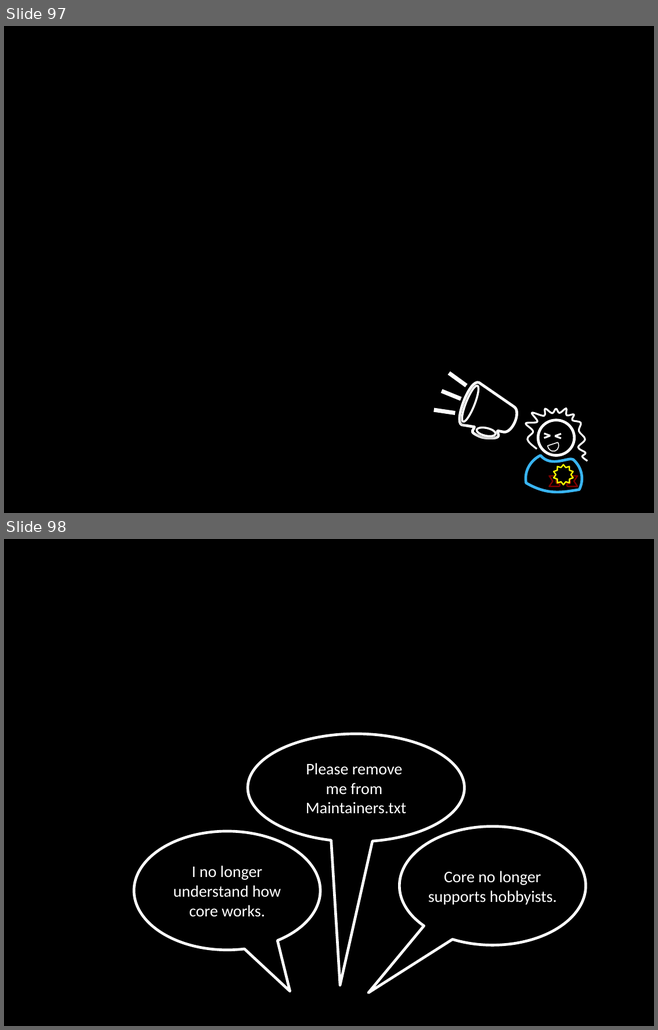
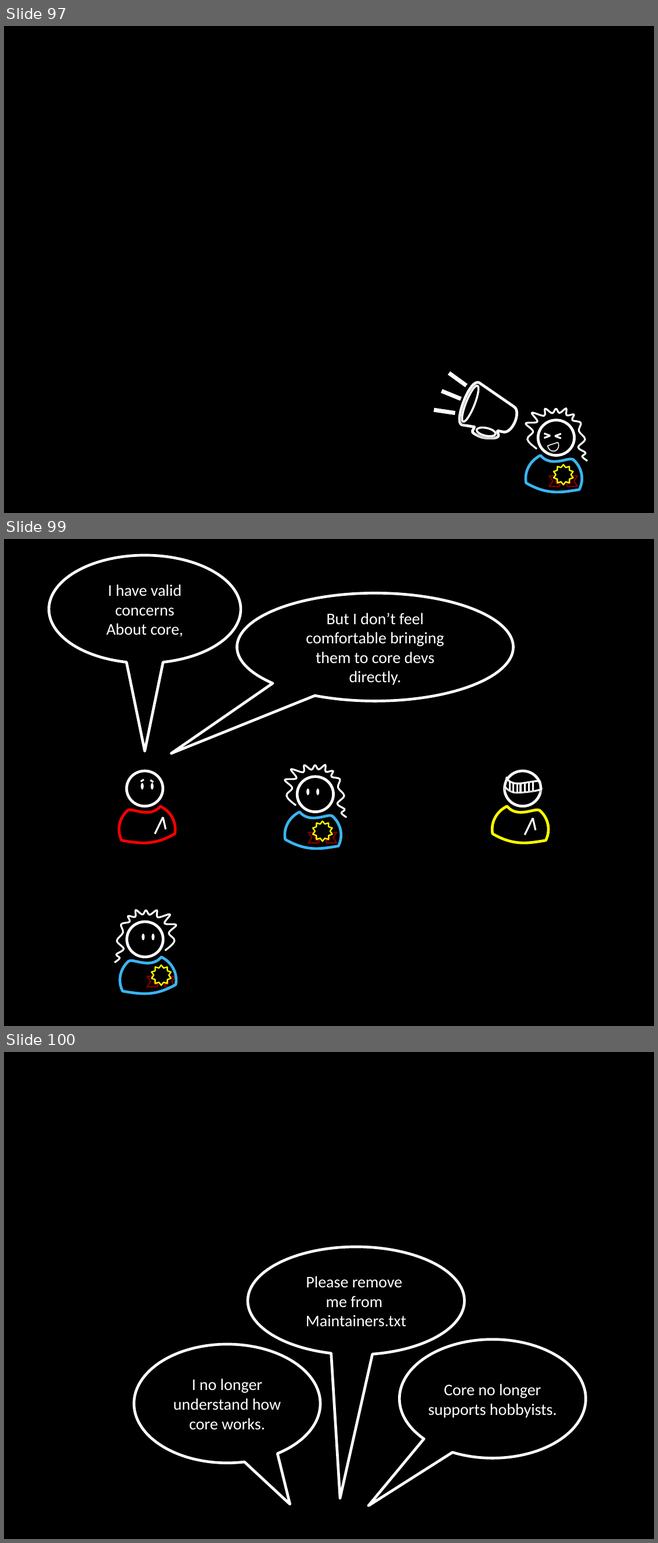
Before and after one commit to socketwench/exampleModuleAintCore, a slide deck: src/exampleModuleAintCore.pptx. Shown one above the other, each under a label of ours: slides 97 and 98 before the commit, slides 97, 99 and 100 after it; the slides between them are not shown. The pictures are 658x1030 and 658x1543 pixels, drawn with LibreOffice and Linux fonts; fonts in the diff are those of the drawing. Boxes give left, top, right and bottom in pixels: in the first picture for what was removed or moved away, otherwise in the second. Text is boxed around its words. In the diff, an @@ line names an element or a change of style, - is before the commit and + after.

```diff
--- a/src/exampleModuleAintCore.pptx
+++ b/src/exampleModuleAintCore.pptx
@@ slide 99 added at [4,539,654,1026], background #000000 @@
@@ speech bubble added at [49,555,241,663], outline #FFFFFF 3 pt, 18 pt, text #FFFFFF @@
+I have valid
+concerns
+About core,
@@ speech bubble added at [237,593,513,701], outline #FFFFFF 3 pt, 18 pt, text #FFFFFF @@
+But I don’t feel
+comfortable bringing
+them to core devs
+directly.
@@ group added at [119,771,176,843]: 4 lines, 3 ellipses, 1 freeform shape @@
@@ freeform shape added at [285,765,346,817], outline #FFFFFF 2 pt @@
@@ ellipse added at [297,777,333,812], outline #FFFFFF 3 pt @@
@@ group added at [492,771,549,843]: 9 lines, 2 freeform shapes, 1 ellipse @@
@@ ellipse added at [306,788,309,795], fill #FFFFFF @@
@@ ellipse added at [317,788,320,795], fill #FFFFFF @@
@@ freeform shape added at [285,812,341,849], outline #39B5F2 3 pt @@
@@ ribbon added at [308,827,336,843], outline #800000 1.5 pt @@
@@ star added at [313,821,332,841], fill #000000, outline #FFFF00 1.5 pt @@
@@ group added at [114,910,176,994]: 2 freeform shapes, 2 ellipses @@
@@ ellipse added at [127,922,163,957], outline #FFFFFF 3 pt @@
@@ ribbon added at [147,971,176,987], outline #800000 1.5 pt @@
@@ star added at [151,965,171,985], fill #000000, outline #FFFF00 1.5 pt @@
@@ what was slide 98 is now slide 100 @@
```
Also in this commit, not shown: 1 other slide added, 11 other files.
